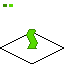
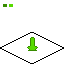
Layers edited between the first and the second 64 x 64 image:
painted on "up" over [left=26, top=29, right=38, bottom=51]
